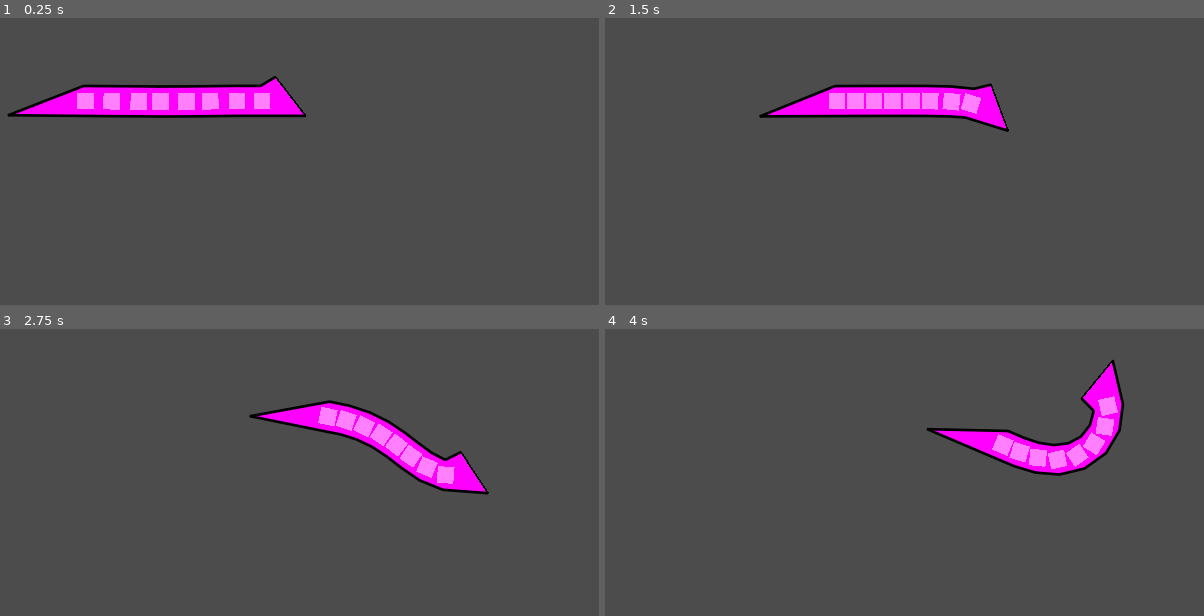
Above: before the commit, frames 1-4 (two rows, left to right).
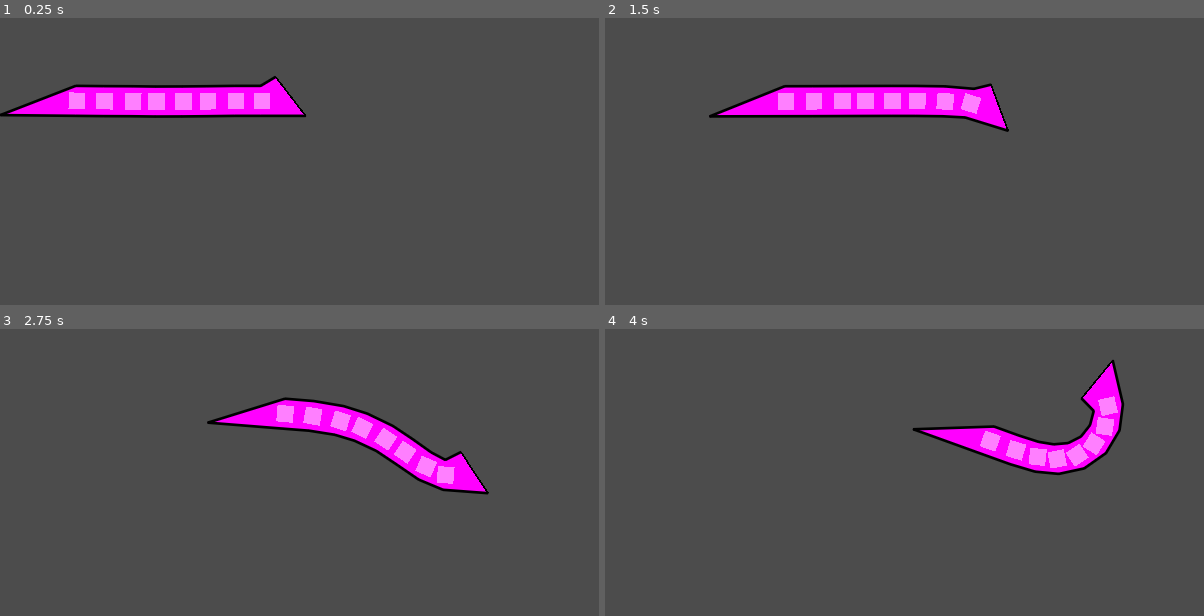
Above: after the commit, the same moments.

Repository: elektito/wyrmsim
Game: Godot game, scene res://World.tscn
Same seed, same stepped clock (60 frames per second), same inputs: the game is played once before the commit and once after it. The engine's default icon, where the game draws it, is replaced by a stand-in: a white triangle on a blue panel in a dark square.
Inputs:
- Up to frame 1 (0.25 s): no input
- Up to frame 2 (1.5 s): hold D (right) 0.53-1.28 s; hold S (down) from 1.28 s (still down)
- Up to frame 3 (2.75 s): release S (down) at 2.03 s; hold D (right) from 2.03 s (still down)
- Up to frame 4 (4 s): release D (right) at 2.78 s; hold W (up) 2.78-3.53 s; hold A (left) from 3.53 s (still down)

The runs differ from the first frame. In frame 1, 0.9% of the frame differs, in the area x 0-41%, y 22-35%; in frame 2, 1.8%; in frame 3, 2.4%, in the area x 34-74%, y 23-55%; in frame 4, 1.1%.

Commit message:
Remove follower segment speedup

Diff:
--- a/Segment.gd
+++ b/Segment.gd
@@ -39,7 +39,7 @@
 	var leader_dir = leading_node.get_direction()
 	var target_pos : Vector2 = leading_node.global_position - original_distance * leader_dir
 	var linear_velocity = (target_pos - global_position) / delta
-	linear_velocity = linear_velocity.clamped(leading_node.speed * 1.05)
+	linear_velocity = linear_velocity.clamped(leading_node.speed * 1.0)
 
 	var target_rot : float = (leading_node.global_position - global_position).angle()
 	var desired_rotation1 = fmod(target_rot - global_rotation, 2 * PI)
